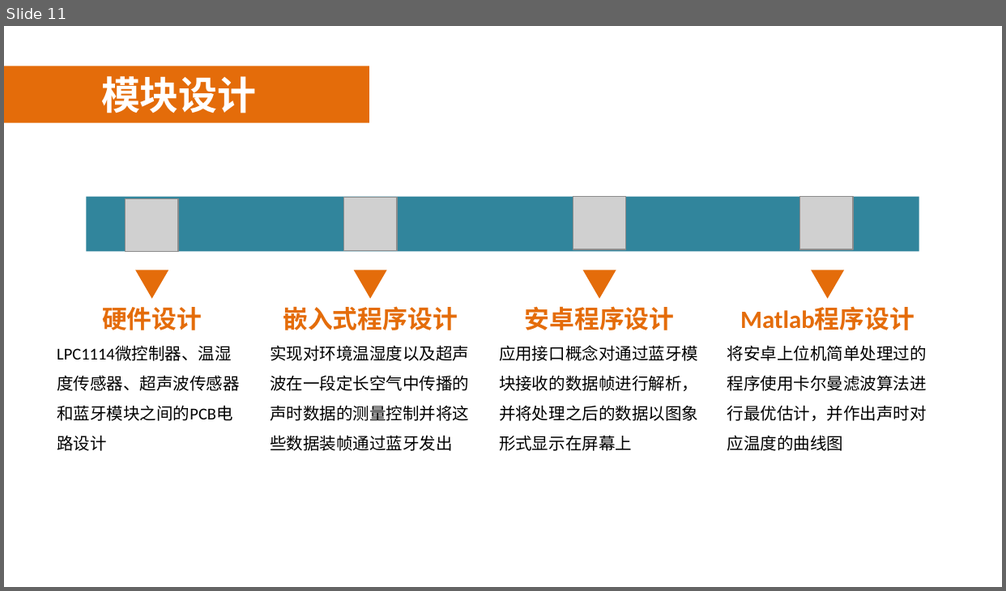
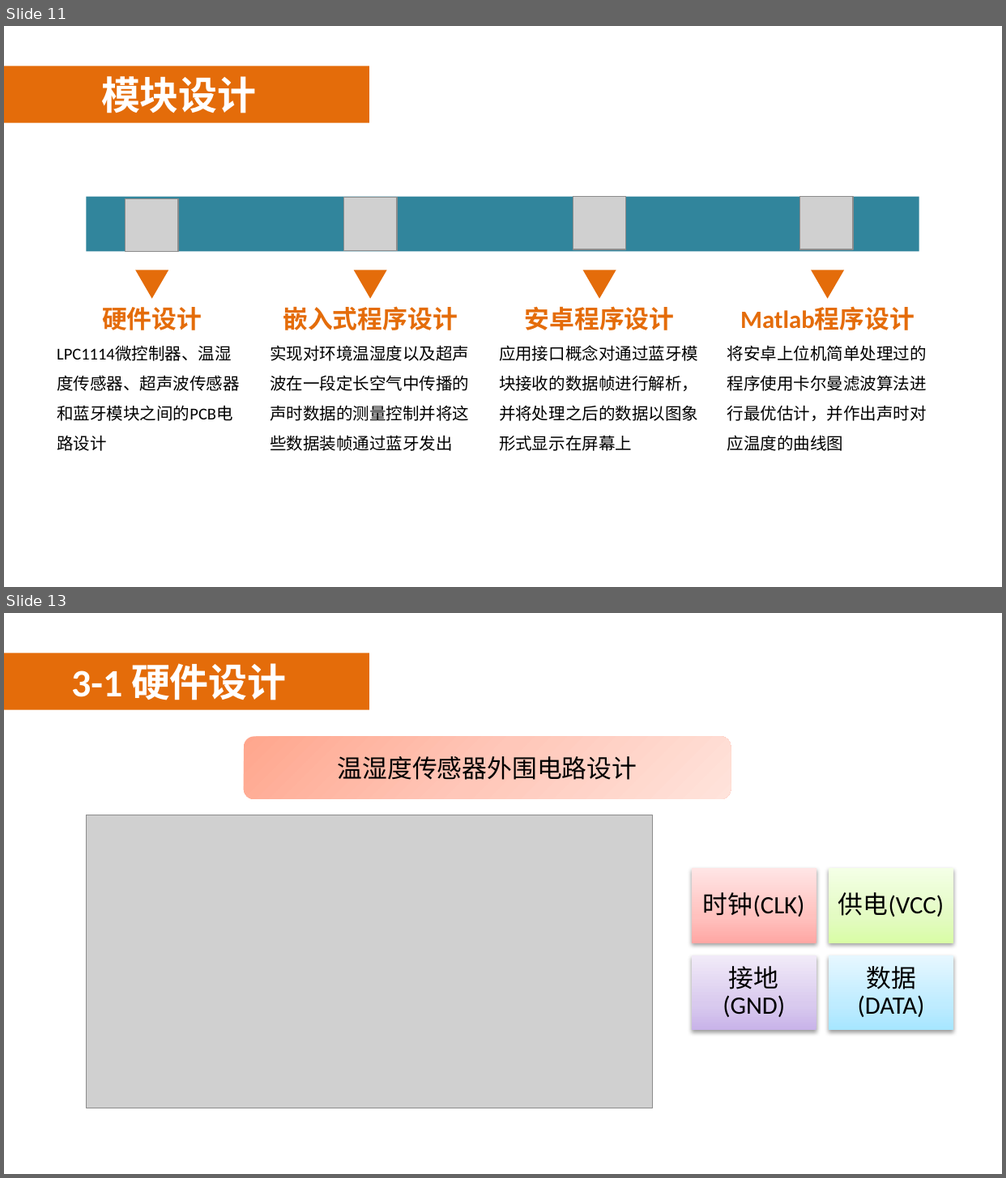
Before and after one commit to PaulingZhou/GraduationDesign, a slide deck: 答辩ppt.pptx. Shown one above the other, each under a label of ours: slide 11 before the commit, slides 11 and 13 after it; the slides between them are not shown. The pictures are 1006x591 and 1006x1178 pixels, drawn with LibreOffice and Linux fonts; fonts in the diff are those of the drawing; grey boxes stand for pictures; background and template pictures are left out. Boxes give left, top, right and bottom in pixels: in the first picture for what was removed or moved away, otherwise in the second. Text is boxed around its words. In the diff, an @@ line names an element or a change of style, - is before the commit and + after.

Commit message:
ppt已做到硬件电路设计的超声波模块发送电路 输入模块还未完成

```diff
--- a/答辩ppt.pptx
+++ b/答辩ppt.pptx
@@ slide 13 added at (4, 613, 1002, 1174), background picture (left out); not listed: 2 template elements that a slide beside it also shows @@
@@ text added at (71, 663, 286, 700), 28 pt, text #FFFFFF, bold @@
+3-1 硬件设计
@@ rounded rectangle added at (244, 737, 731, 799), fill gradient #FFA78E to #FFC8BA to #FFE3DD, 18 pt, text #000000 @@
+温湿度传感器外围电路设计
@@ picture added at (87, 815, 653, 1109) @@
@@ group added at (692, 868, 953, 1030): 4 rectangles, 4 texts @@
+时钟(CLK)
+供电(VCC)
+接地(GND)
+数据(DATA)
```
Also in this commit, not shown: 1 slide changed, 3 other slides added, 1 slide removed, 22 other files.
